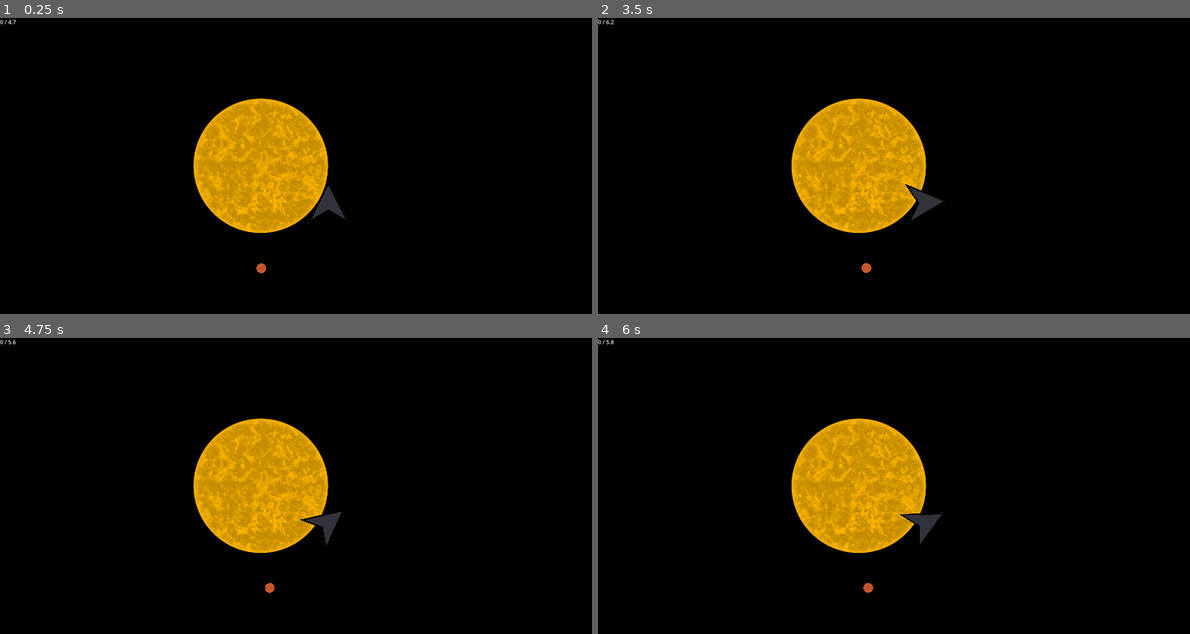
Above: before the commit, frames 1-4 (two rows, left to right).
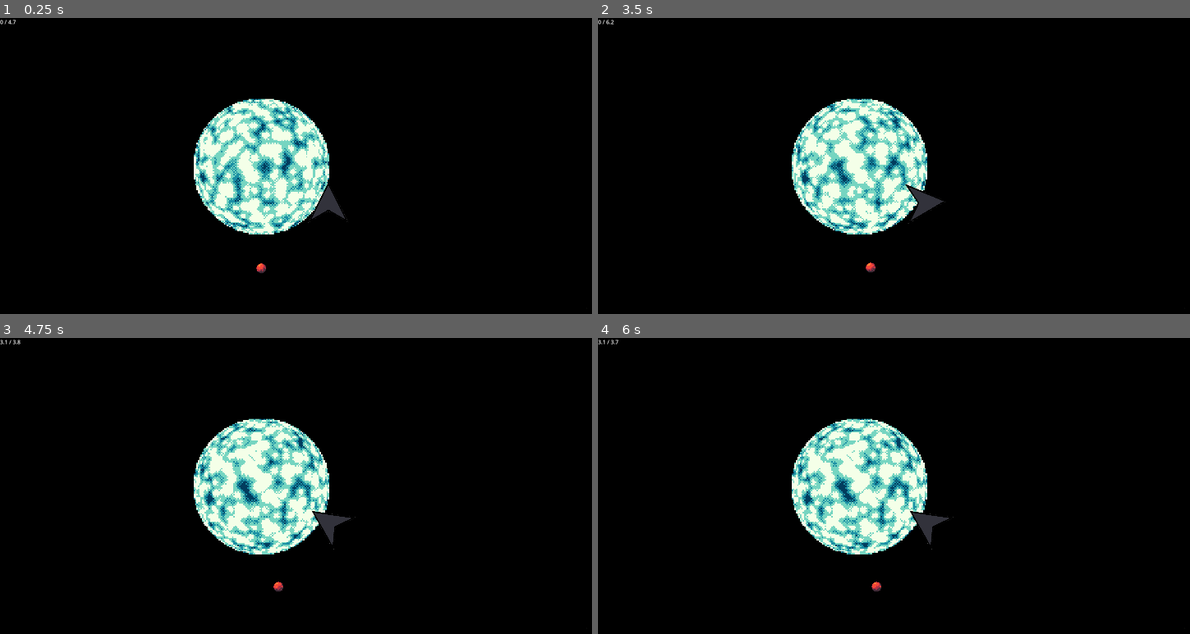
Above: after the commit, the same moments.

Repository: crhexa/starskipp
Game: Godot game, scene res://game/system.tscn
Two runs of this game, one before a commit and one after it. Both use one fixed random seed, a clock stepped at 60 frames per second and the inputs below.
Inputs:
- Up to frame 1 (0.25 s): no input
- Up to frame 2 (3.5 s): hold D (turn_right) 0.53-1.28 s; hold S (deccelerate) 0.53-1.28 s; hold , (time_slow_down, bound only after the commit) 1.28-2.03 s; tap S (deccelerate) at 1.35, 2.85 s; hold D (turn_right) 2.03-2.78 s; hold S (deccelerate) 2.03-2.78 s; hold . (time_speed_up, bound only after the commit) from 2.78 s (still down)
- Up to frame 3 (4.75 s): release . (time_speed_up, bound only after the commit) at 3.53 s; hold S (deccelerate) 3.53-4.28 s; hold A (turn_left) from 3.53 s (still down); tap Space (toggle_pause) at 4.15 s; tap S (deccelerate) at 4.35 s
- Up to frame 4 (6 s): tap Enter at 5 s; release A (turn_left) at 5.03 s; hold , (time_slow_down, bound only after the commit) 5.03-5.78 s; hold S (deccelerate) 5.03-5.78 s; tap Space (toggle_pause) at 5.75 s; hold D (turn_right) from 5.78 s (still down); tap S (deccelerate) at 5.85 s

The runs differ from the first frame. In frame 1, 8.4% of the frame differs, in the area x 32-56%, y 27-87%; in frame 2, 8.4%; in frame 3, 8.6%, in the area x 0-61%, y 0-87%; in frame 4, 8.6%.

Commit message:
Added time scale functionality and basic controls

Diff:
--- a/game/Body.gd
+++ b/game/Body.gd
@@ -7,10 +7,17 @@
 @export var orbital_radius: float = 1000
 @export var orbital_speed: float = 0.1
 
+func _ready():
+	pass
+
 func _process(delta):
-	t += delta
+	t = TimeController.time
 
 	position = primary.position + Vector2(
 		sin(t * orbital_speed) * orbital_radius,
 		cos(t * orbital_speed) * orbital_radius
 	)
+
+	# Update shader
+	$MainShader.material.set_shader_parameter("time", t)
+	# update light origin
--- a/game/Player.gd
+++ b/game/Player.gd
@@ -16,8 +16,8 @@
 
 
 # Called every frame. 'delta' is the elapsed time since the previous frame.
-func _process(delta):
-
+func _process(_delta):
+	var delta = TimeController.delta_t
 
 	# Update public variables
 	rads = fposmod(rotation - (PI / 2), TAU)
--- a/game/Star.gd
+++ b/game/Star.gd
@@ -3,3 +3,10 @@
 
 enum Class {CLASS_O, CLASS_B, CLASS_A, CLASS_F, CLASS_G, CLASS_K, CLASS_M}
 var type
+
+func _ready():
+	pass
+
+
+func _process(_delta):
+	$MainShader.material.set_shader_parameter("time", TimeController.time * 0.1)
--- a/game/body.tscn
+++ b/game/body.tscn
@@ -1,7 +1,7 @@
 [gd_scene load_steps=4 format=3 uid="uid://b4yxfj8xrfrku"]
 
 [ext_resource type="Script" path="res://game/Body.gd" id="1_x0toa"]
-[ext_resource type="Texture2D" uid="uid://b44602b2o2c4b" path="res://sprites/rocky.png" id="2_qlo4m"]
+[ext_resource type="Material" uid="uid://8v0ph1miwemo" path="res://assets/materials/red_terran.tres" id="2_iush5"]
 
 [sub_resource type="CircleShape2D" id="CircleShape2D_22bbx"]
 
@@ -12,6 +12,16 @@
 [node name="CollisionShape2D" type="CollisionShape2D" parent="."]
 shape = SubResource("CircleShape2D_22bbx")
 
-[node name="Sprite2D" type="Sprite2D" parent="."]
-modulate = Color(0.968627, 0.423529, 0.219608, 1)
-texture = ExtResource("2_qlo4m")
+[node name="MainShader" type="ColorRect" parent="."]
+material = ExtResource("2_iush5")
+anchors_preset = 8
+anchor_left = 0.5
+anchor_top = 0.5
+anchor_right = 0.5
+anchor_bottom = 0.5
+offset_left = -50.0
+offset_top = -50.0
+offset_right = 50.0
+offset_bottom = 50.0
+grow_horizontal = 2
+grow_vertical = 2
--- a/game/global/TimeController.gd
+++ b/game/global/TimeController.gd
@@ -2,12 +2,17 @@
 
 
 var time = 0
-var timescale = 1
+var timescale : float = 1
+var delta_t
 
-# Called every frame. 'delta' is the elapsed time since the previous frame.
+func _ready():
+	process_priority = -1
+
 func _process(delta):
-	time += delta * timescale
+	delta_t = delta * timescale
+	time += delta_t
 
 
-func pause():
-	timescale = 0
+# Instance methods
+func set_timescale(scale : float):
+	timescale = scale
--- a/game/player.tscn
+++ b/game/player.tscn
@@ -1,18 +1,18 @@
 [gd_scene load_steps=10 format=3 uid="uid://dwlfk8cmvodkl"]
 
 [ext_resource type="Script" path="res://game/Player.gd" id="1_i6txu"]
-[ext_resource type="Texture2D" uid="uid://dnaapkwwl03u5" path="res://sprites/player.png" id="2_xpiro"]
-[ext_resource type="Texture2D" uid="uid://b0cxytc3dby57" path="res://sprites/player_moving.png" id="3_y16fv"]
-[ext_resource type="Texture2D" uid="uid://caeshx5gcam3d" path="res://sprites/bg_star.png" id="4_qo8a5"]
+[ext_resource type="Texture2D" uid="uid://dnaapkwwl03u5" path="res://assets/player.png" id="2_ov4d6"]
+[ext_resource type="Texture2D" uid="uid://b0cxytc3dby57" path="res://assets/player_moving.png" id="3_agsq7"]
+[ext_resource type="Texture2D" uid="uid://caeshx5gcam3d" path="res://assets/bg_star.png" id="4_wev4e"]
 
 [sub_resource type="SpriteFrames" id="SpriteFrames_34nws"]
 animations = [{
 "frames": [{
 "duration": 1.0,
-"texture": ExtResource("2_xpiro")
+"texture": ExtResource("2_ov4d6")
 }, {
 "duration": 1.0,
-"texture": ExtResource("3_y16fv")
+"texture": ExtResource("3_agsq7")
 }],
 "loop": true,
 "name": &"default",
@@ -54,7 +54,7 @@
 z_index = -1
 amount = 512
 process_material = SubResource("ParticleProcessMaterial_2dto6")
-texture = ExtResource("4_qo8a5")
+texture = ExtResource("4_wev4e")
 lifetime = 60.0
 preprocess = 60.0
 randomness = 0.51
--- a/game/star.tscn
+++ b/game/star.tscn
@@ -1,9 +1,29 @@
-[gd_scene load_steps=4 format=3 uid="uid://drhu33o5sn5ci"]
+[gd_scene load_steps=7 format=3 uid="uid://drhu33o5sn5ci"]
 
 [ext_resource type="Script" path="res://game/Star.gd" id="1_7ar3c"]
-[ext_resource type="Texture2D" uid="uid://c5rtxpsylhvrb" path="res://sprites/star.png" id="2_gol2g"]
+[ext_resource type="Shader" path="res://addons/PixelPlanet/Star.gdshader" id="2_2bmnf"]
 
 [sub_resource type="CircleShape2D" id="CircleShape2D_g78qh"]
+
+[sub_resource type="Gradient" id="Gradient_oib2t"]
+offsets = PackedFloat32Array(0, 0.33, 0.66, 1)
+colors = PackedColorArray(0.96, 1, 0.91, 1, 0.47, 0.84, 0.76, 1, 0.109804, 0.568627, 0.65098, 1, 0.01, 0.24, 0.37, 1)
+
+[sub_resource type="GradientTexture1D" id="GradientTexture1D_tkgmo"]
+gradient = SubResource("Gradient_oib2t")
+
+[sub_resource type="ShaderMaterial" id="ShaderMaterial_3vqnk"]
+shader = ExtResource("2_2bmnf")
+shader_parameter/pixels = 100.0
+shader_parameter/time_speed = 0.05
+shader_parameter/time = 51.877
+shader_parameter/rotation = 0.0
+shader_parameter/should_dither = true
+shader_parameter/seed = 4.837
+shader_parameter/size = 4.463
+shader_parameter/OCTAVES = 4
+shader_parameter/TILES = 1.0
+shader_parameter/colorramp = SubResource("GradientTexture1D_tkgmo")
 
 [node name="Star" type="Area2D"]
 process_mode = 1
@@ -12,6 +32,16 @@
 [node name="CollisionShape2D" type="CollisionShape2D" parent="."]
 shape = SubResource("CircleShape2D_g78qh")
 
-[node name="Sprite2D" type="Sprite2D" parent="."]
-modulate = Color(1, 0.717647, 0, 1)
-texture = ExtResource("2_gol2g")
+[node name="MainShader" type="ColorRect" parent="."]
+material = SubResource("ShaderMaterial_3vqnk")
+anchors_preset = 8
+anchor_left = 0.5
+anchor_top = 0.5
+anchor_right = 0.5
+anchor_bottom = 0.5
+offset_left = -200.0
+offset_top = -200.0
+offset_right = 200.0
+offset_bottom = 200.0
+grow_horizontal = 2
+grow_vertical = 2
--- a/game/system.gd
+++ b/game/system.gd
@@ -7,8 +7,8 @@
 
 # Instance variables
 var player_position := Vector2.ZERO
-var star : Star
-var bodies : Array[Body]
+var star : Node2D
+var bodies : Array[Node2D]
 
 
 # Called when the node enters the scene tree for the first time.
@@ -65,3 +65,12 @@
 
 	if Input.is_action_just_pressed("toggle_pause"):
 		get_tree().paused = not get_tree().paused
+		TimeController.set_timescale(0.0)
+
+
+	elif Input.is_action_just_pressed("time_speed_up"):
+		TimeController.set_timescale(4.0)
+
+
+	elif Input.is_action_just_pressed("time_slow_down"):
+		TimeController.set_timescale(1.0)
--- a/project.godot
+++ b/project.godot
@@ -55,6 +55,16 @@
 "events": [Object(InputEventKey,"resource_local_to_scene":false,"resource_name":"","device":-1,"window_id":0,"alt_pressed":false,"shift_pressed":false,"ctrl_pressed":false,"meta_pressed":false,"pressed":false,"keycode":0,"physical_keycode":32,"key_label":0,"unicode":32,"echo":false,"script":null)
 ]
 }
+time_speed_up={
+"deadzone": 0.5,
+"events": [Object(InputEventKey,"resource_local_to_scene":false,"resource_name":"","device":-1,"window_id":0,"alt_pressed":false,"shift_pressed":false,"ctrl_pressed":false,"meta_pressed":false,"pressed":false,"keycode":0,"physical_keycode":46,"key_label":0,"unicode":46,"echo":false,"script":null)
+]
+}
+time_slow_down={
+"deadzone": 0.5,
+"events": [Object(InputEventKey,"resource_local_to_scene":false,"resource_name":"","device":-1,"window_id":0,"alt_pressed":false,"shift_pressed":false,"ctrl_pressed":false,"meta_pressed":false,"pressed":false,"keycode":0,"physical_keycode":44,"key_label":0,"unicode":44,"echo":false,"script":null)
+]
+}
 
 [rendering]
 
